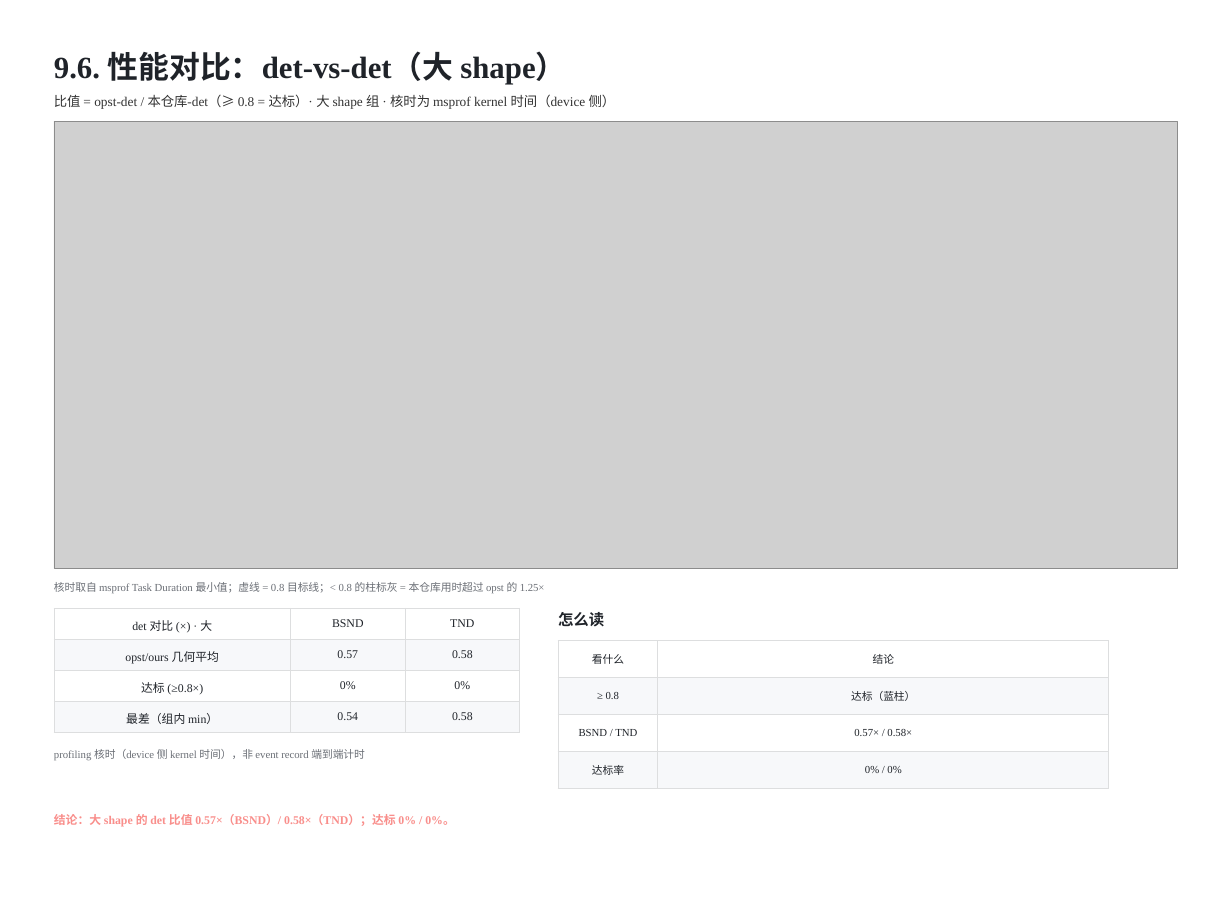
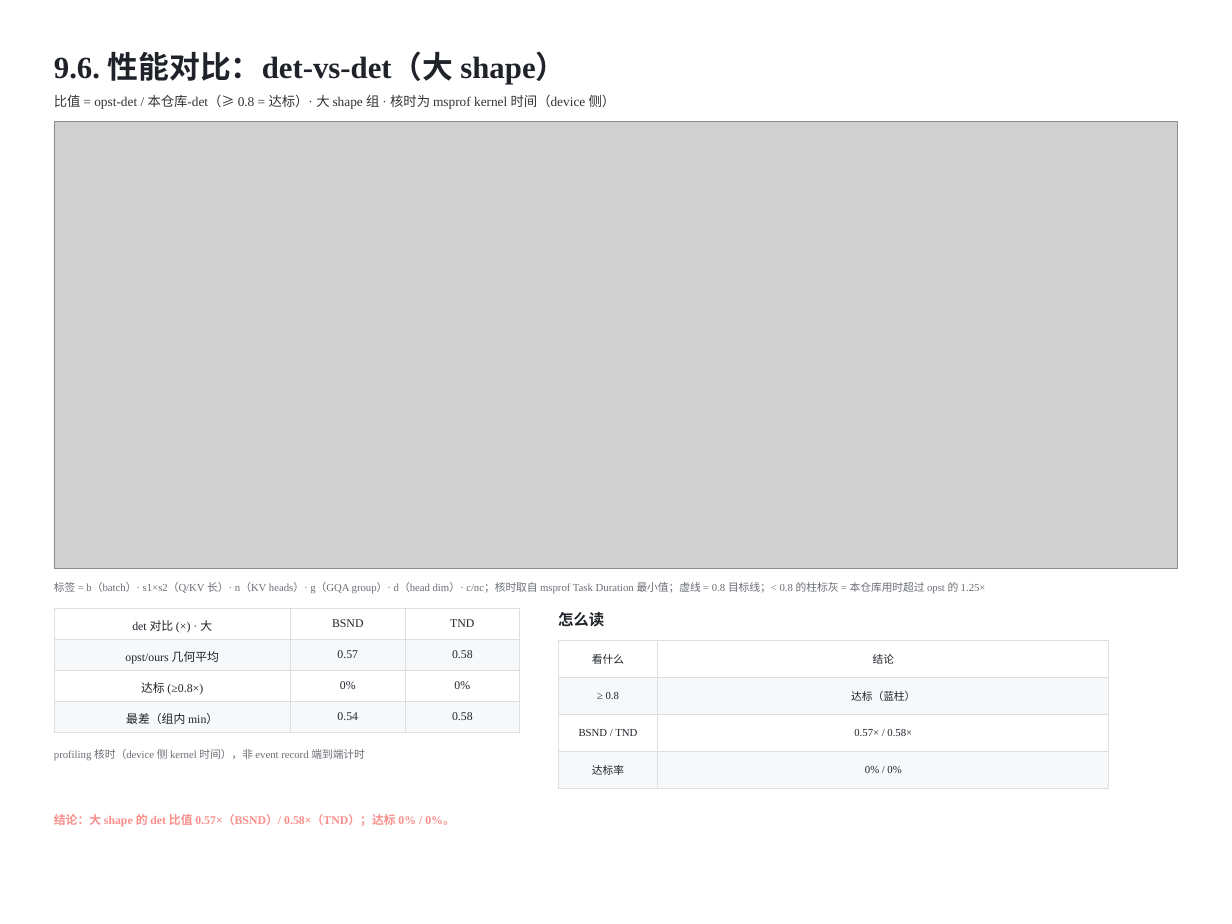
Before and after one commit to guomc9/SeeTen, a slide deck: slide 24 of cases/flash-attention-det-accum/out/v3-index-schedules.pptx. Drawn at 1232x924 pixels with LibreOffice and Linux fonts; fonts in the diff are those of the drawing; grey boxes stand for pictures. Boxes give left, top, right and bottom in pixels: in the first picture for what was removed or moved away, otherwise in the second. Text is boxed around its words. In the diff, an @@ line names an element or a change of style, - is before the commit and + after.

```diff
--- a/cases/flash-attention-det-accum/out/v3-index-schedules.pptx
+++ b/cases/flash-attention-det-accum/out/v3-index-schedules.pptx
@@ text at (54, 582, 986, 594): text changed @@
-核时取自 msprof Task Duration 最小值；虚线 = 0.8 目标线；< 0.8 的柱标灰 = 本仓库用时超过 opst 的 1.25×
+标签 = b（batch）· s1×s2（Q/KV 长）· n（KV heads）· g（GQA group）· d（head dim）· c/nc；核时取自 msprof Task Duration 最小值；虚线 = 0.8 目标线；< 0.8 的柱标灰 = 本仓库用时超过 opst 的 1.25×
```
Also in this commit, not shown: 8 other slides changed, 2 other files.
